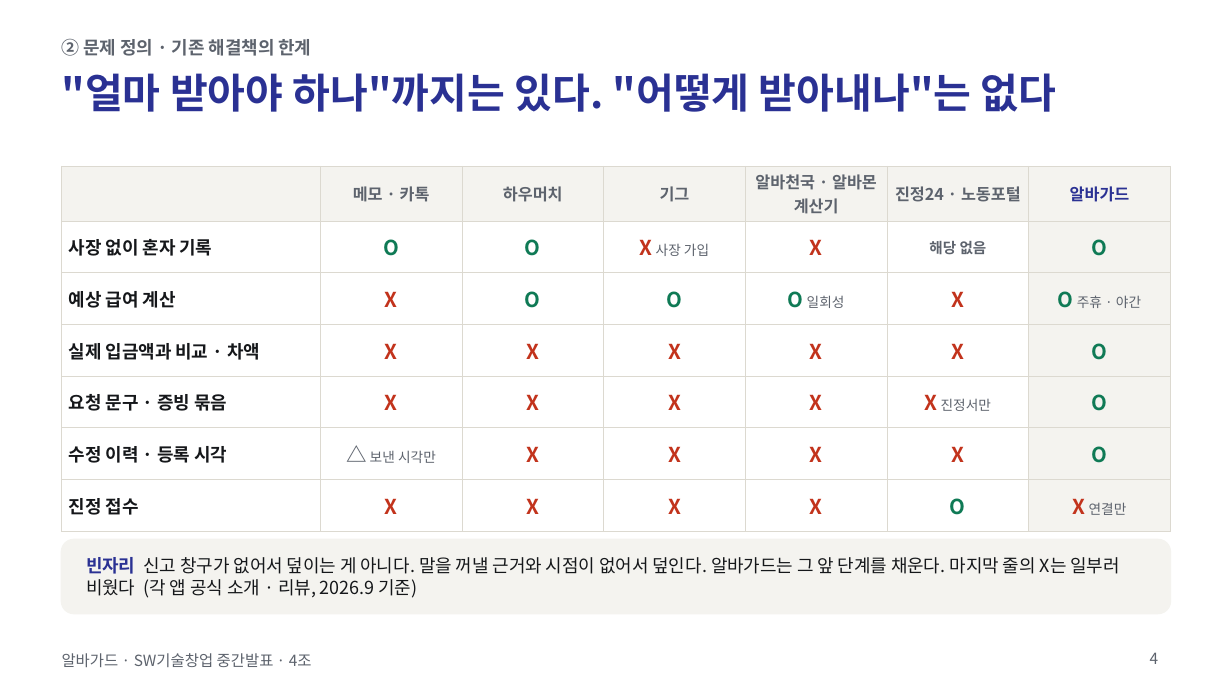
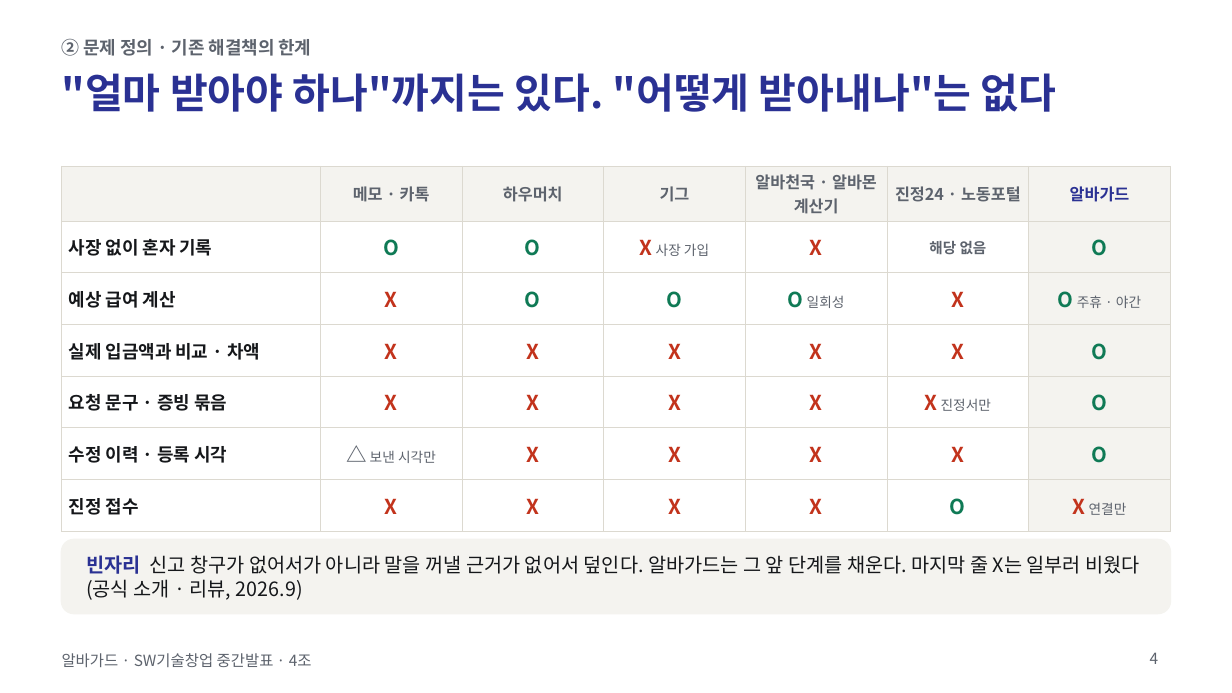
Before and after one commit to jihooni217/albaguard, a slide deck: slide 4 of docs/06_중간발표_PPT.pptx. Drawn at 1232x693 pixels with LibreOffice and Linux fonts; fonts in the diff are those of the drawing. Boxes give left, top, right and bottom in pixels: in the first picture for what was removed or moved away, otherwise in the second. Text is boxed around its words. In the diff, an @@ line names an element or a change of style, - is before the commit and + after.

```diff
--- a/docs/06_중간발표_PPT.pptx
+++ b/docs/06_중간발표_PPT.pptx
@@ text at [86,555,1139,600]: text changed; size 10.5 to 11.5 pt @@
-빈자리 신고 창구가 없어서 덮이는 게 아니다. 말을 꺼낼 근거와 시점이 없어서 덮인다. 알바가드는 그 앞 단계를 채운다. 마지막 줄의 X는 일부러 비웠다 (각 앱 공식 소개 · 리뷰, 2026.9 기준)
+빈자리 신고 창구가 없어서가 아니라 말을 꺼낼 근거가 없어서 덮인다. 알바가드는 그 앞 단계를 채운다. 마지막 줄 X는 일부러 비웠다 (공식 소개 · 리뷰, 2026.9)
```
Also in this commit, not shown: 7 other slides changed, 6 other files.
